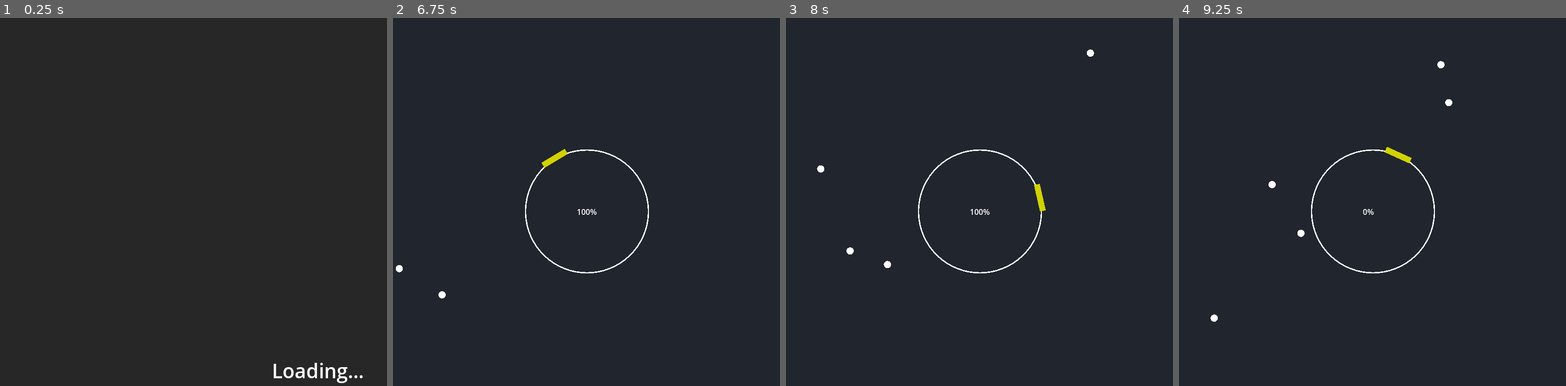
Above: before the commit, frames 1-4 (left to right).
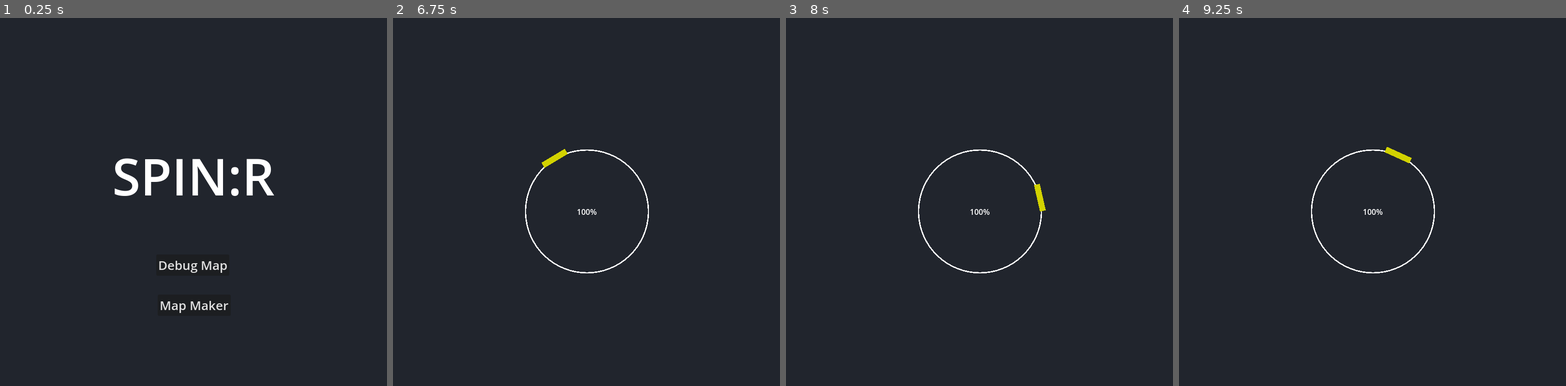
Above: after the commit, the same moments.

Repository: Swivet-Effect/SpinR
Game: Godot game, scene res://Prefabs/MainMenu.tscn
Two runs of this game, one before a commit and one after it. Both use one fixed random seed, a clock stepped at 60 frames per second and the inputs below. Before the commit the project starts from res://Prefabs/LoadScreen.tscn.
Inputs (mouse positions are in pixels of both pictures, inside the frame that each line leads up to):
- Up to frame 1 (0.25 s): no input
- Up to frame 2 (6.75 s): click (586, 264) at 0.5 s, where only the run after the commit has a clickable "Debug Map"; move the mouse to (671, 190) at 1.27 s; hold Right (ui_right) 1.28-2.03 s; tap Enter at 2, 3.5, 5 s; move the mouse to (509, 231) at 2.02 s; hold Down (ui_down) 2.03-2.78 s; tap Space at 2.75, 4.25, 5.75 s; move the mouse to (625, 124) at 2.77 s; hold Right (ui_right) 2.78-3.53 s; move the mouse to (567, 290) at 3.52 s; hold Up (ui_up) 3.53-4.28 s; move the mouse to (702, 268) at 4.27 s; hold Left (ui_left) 4.28-5.78 s; move the mouse to (470, 154) at 5.02 s; move the mouse to (605, 213) at 5.77 s; hold Down (ui_down) 5.78-6.53 s; move the mouse to (528, 113) at 6.52 s; hold Right (ui_right) from 6.53 s (still down)
- Up to frame 3 (8 s): move the mouse to (1064, 190) at 7.27 s; release Right (ui_right) at 7.28 s; hold Up (ui_up) from 7.28 s (still down)
- Up to frame 4 (9.25 s): move the mouse to (1295, 231) at 8.02 s; release Up (ui_up) at 8.03 s; hold Right (ui_right) 8.03-8.78 s; move the mouse to (1411, 124) at 8.77 s; hold Down (ui_down) from 8.78 s (still down)

The runs differ from the first frame. In frame 1, 2.5% of the frame differs, in the area x 29-94%, y 38-100%; in frame 2, less than 0.1%; in frame 3, 0.1%; in frame 4, 0.2%.
Error after the commit: Invalid access to property or key '0' on a base object of type 'Nil'. (res://Scripts/RunMap.gd:28)

Commit message:
Created file creation/reading system and debug main menu

Diff:
--- a/Prefabs/Firer.tscn
+++ b/Prefabs/Firer.tscn
@@ -6,7 +6,7 @@
 script = ExtResource("1_ricep")
 
 [node name="ReloadTimer" type="Timer" parent="."]
-wait_time = 0.6
+wait_time = 0.1
 one_shot = true
 
 [connection signal="timeout" from="ReloadTimer" to="." method="_on_reload_timer_timeout"]
--- /dev/null
+++ b/Prefabs/MainMenu.tscn
@@ -0,0 +1,41 @@
+[gd_scene load_steps=2 format=3 uid="uid://djckbjv7x1ve5"]
+
+[ext_resource type="Script" uid="uid://174okntt0ofd" path="res://Scripts/MainMenu.gd" id="1_qwwyl"]
+
+[node name="Main Menu" type="Control"]
+layout_mode = 3
+anchors_preset = 15
+anchor_right = 1.0
+anchor_bottom = 1.0
+grow_horizontal = 2
+grow_vertical = 2
+script = ExtResource("1_qwwyl")
+
+[node name="CanvasLayer" type="CanvasLayer" parent="."]
+
+[node name="Title" type="Label" parent="CanvasLayer"]
+offset_top = 253.0
+offset_right = 800.0
+offset_bottom = 800.0
+theme_override_font_sizes/font_size = 106
+text = "SPIN:R"
+horizontal_alignment = 1
+
+[node name="DebugButton" type="Button" parent="CanvasLayer"]
+offset_left = 323.0
+offset_top = 489.0
+offset_right = 474.0
+offset_bottom = 533.0
+theme_override_font_sizes/font_size = 26
+text = "Debug Map"
+
+[node name="MapMakerButton" type="Button" parent="CanvasLayer"]
+offset_left = 326.0
+offset_top = 572.0
+offset_right = 477.0
+offset_bottom = 616.0
+theme_override_font_sizes/font_size = 26
+text = "Map Maker"
+
+[connection signal="pressed" from="CanvasLayer/DebugButton" to="." method="_on_debug_button_pressed"]
+[connection signal="pressed" from="CanvasLayer/MapMakerButton" to="." method="_on_map_maker_button_pressed"]
--- /dev/null
+++ b/Prefabs/MapMaker.tscn
@@ -0,0 +1,9 @@
+[gd_scene load_steps=2 format=3 uid="uid://c3gtujqldsf6o"]
+
+[ext_resource type="PackedScene" uid="uid://c31tul7x5job1" path="res://Prefabs/Ring.tscn" id="1_jv8m0"]
+
+[node name="MapMaker" type="Node2D"]
+
+[node name="Ring" parent="." instance=ExtResource("1_jv8m0")]
+
+[node name="Camera2D" type="Camera2D" parent="."]
--- /dev/null
+++ b/Prefabs/MapNamer.tscn
@@ -0,0 +1,42 @@
+[gd_scene load_steps=2 format=3 uid="uid://swp6joc5oy07"]
+
+[ext_resource type="Script" uid="uid://bevtcakdhf3u" path="res://Scripts/MapMaker.gd" id="1_gxdgs"]
+
+[node name="MapNamer" type="Control"]
+layout_mode = 3
+anchors_preset = 15
+anchor_right = 1.0
+anchor_bottom = 1.0
+grow_horizontal = 2
+grow_vertical = 2
+script = ExtResource("1_gxdgs")
+
+[node name="CanvasLayer" type="CanvasLayer" parent="."]
+
+[node name="NameInput" type="TextEdit" parent="CanvasLayer"]
+offset_left = 130.0
+offset_top = 382.0
+offset_right = 505.0
+offset_bottom = 433.0
+placeholder_text = "Map Name"
+
+[node name="ContinueButton" type="Button" parent="CanvasLayer"]
+offset_left = 505.0
+offset_top = 382.0
+offset_right = 645.0
+offset_bottom = 433.0
+theme_override_font_sizes/font_size = 25
+text = "Continue"
+
+[node name="Warning" type="Label" parent="CanvasLayer"]
+visible = false
+offset_left = 279.0
+offset_top = 454.0
+offset_right = 510.0
+offset_bottom = 491.0
+theme_override_font_sizes/font_size = 25
+text = "Map Already Exists"
+
+[node name="AudioLoader" type="AudioStreamPlayer2D" parent="."]
+
+[connection signal="pressed" from="CanvasLayer/ContinueButton" to="." method="_on_continue_button_pressed"]
--- /dev/null
+++ b/Scripts/MainMenu.gd
@@ -0,0 +1,8 @@
+extends Control
+
+func _on_debug_button_pressed():
+	get_tree().change_scene_to_file("res://Prefabs/LoadScreen.tscn")
+
+
+func _on_map_maker_button_pressed():
+	get_tree().change_scene_to_file("res://Prefabs/MapNamer.tscn")
--- /dev/null
+++ b/Scripts/MapMaker.gd
@@ -0,0 +1,48 @@
+extends Control
+
+# Getting the users Roaming folder
+var userPath = OS.get_data_dir()
+
+# Letting the user set the route to their music file
+var musicPath = "res://Maps/TestMap/testmusic.mp3"
+
+func _on_continue_button_pressed():
+	# Taking the player's name input for the map
+	var mapName = $CanvasLayer/NameInput.text
+	# Set the path to the .spr file using all of the gathered info
+	var filePath = userPath + "/SpinR/" + mapName + ".spr"
+	# Set map metadata
+	var map = [{"title": mapName, "speed": 100}]
+
+	# As long as the file doesn't already exist
+	if not FileAccess.file_exists(filePath):
+		# Start a new ziping instance and open the file
+		var writer = ZIPPacker.new()
+		writer.open(filePath)
+		# Translate/Convert the map data
+		var mapJson = JSON.stringify(map)
+		var mapConverted = mapJson.to_utf8_buffer()
+		# Create a .json file to store map data
+		writer.start_file("map.json")
+		# Write the map data
+		writer.write_file(mapConverted)
+		# Closes the .json file
+		writer.close_file()
+		# Open the user's chosen audio file to get the data from it
+		var file = FileAccess.open(musicPath, FileAccess.READ)
+		# Make the read data usable in a zip
+		var data = file.get_buffer(file.get_length())
+		# Close the file to avoid memory issues
+		file.close()
+		# Make a new blank .mp3 file to write the music and data into
+		writer.start_file("music.mp3")
+		# Write the converted data into the new blank .mp3 file
+		writer.write_file(data)
+		# Close the .spr file to avoid memory issues
+		writer.close()
+
+		# Move to the next screen
+		get_tree().change_scene_to_file("res://Prefabs/MapMaker.tscn")
+	else:
+	# If the file already exists, Warn the user
+		$CanvasLayer/Warning.visible = true
--- a/Scripts/RunMap.gd
+++ b/Scripts/RunMap.gd
@@ -4,7 +4,7 @@
 @onready var firer = $Firer
 
 var map = {}
-var map_file_path = "res://Maps/TestMap/Map.json"
+var map_file_path = "C:/Users/dyfry/AppData/Roaming/SpinR/Test2.spr"
 
 func move():
 	if Global.beat < map.size():
@@ -13,16 +13,22 @@
 		Global.beat += 1
 
 func _ready():
-	if FileAccess.file_exists(map_file_path):
-		var dataFile = FileAccess.open(map_file_path, FileAccess.READ)
-		var parsedResult = JSON.parse_string(dataFile.get_as_text())
-		map = parsedResult
+	var reader = ZIPReader.new()
+	reader.open(map_file_path)
+	var mapRawData = reader.read_file("map.json")
+	var mapString = mapRawData.get_string_from_utf8()
+	var parseMapData = JSON.parse_string(mapString)
+	map = parseMapData
+
+	var musicfile = reader.read_file("music.mp3")
+	var music = AudioStreamMP3.load_from_buffer(musicfile)
+
+	reader.close()
 
 	Global.speed = map[0]["speed"]
 	Global.reset = false
 
-	var map_audio_path = load(map[0]["audioPath"])
-	audioPlayer.stream = map_audio_path
+	audioPlayer.stream = music
 	audioPlayer.play()
 
 	move()
--- a/project.godot
+++ b/project.godot
@@ -11,7 +11,7 @@
 [application]
 
 config/name="SpinR"
-run/main_scene="uid://y36aehmga48e"
+run/main_scene="uid://djckbjv7x1ve5"
 config/features=PackedStringArray("4.4", "Forward Plus")
 boot_splash/bg_color=Color(0.129412, 0.145098, 0.176471, 1)
 
Not shown, added: Scripts/MainMenu.gd.uid
Not shown, added: Scripts/MapMaker.gd.uid
